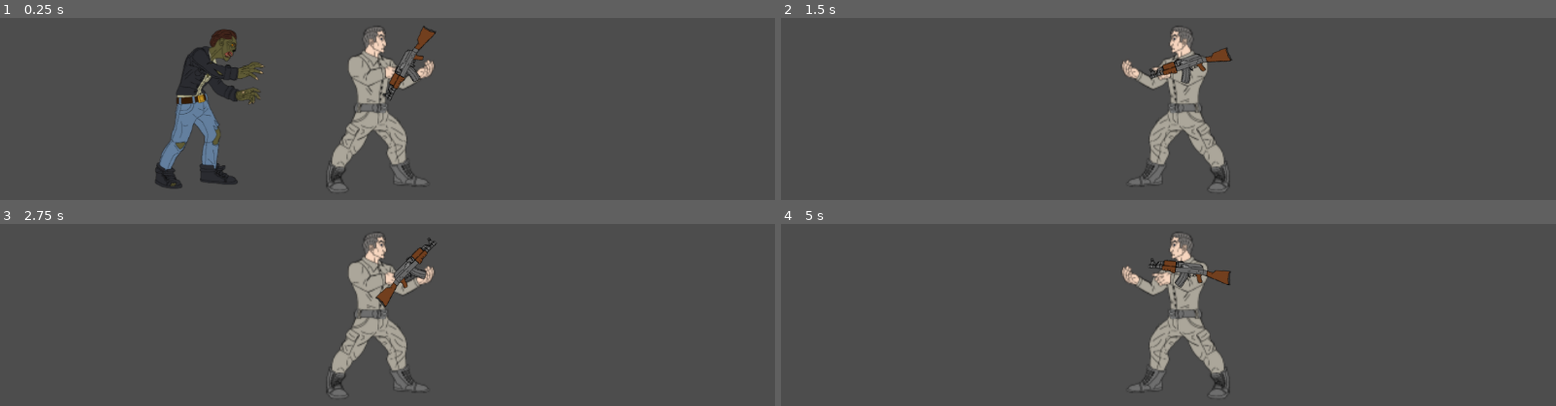
Above: before the commit, frames 1-4 (two rows, left to right).
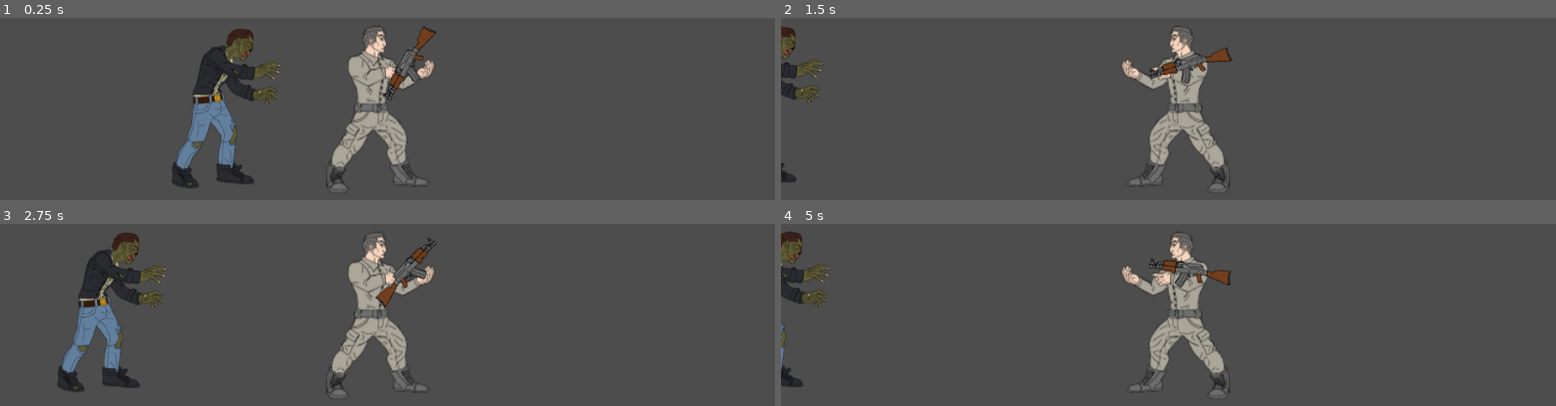
Above: after the commit, the same moments.

Repository: ArthurVayner/Project-Upsilon
Game: Godot game, scene res://Scenes/main.tscn
Same seed, same stepped clock (60 frames per second), same inputs: the game is played once before the commit and once after it. The project has no main scene, so this scene is started directly.
Inputs (mouse positions are in pixels of both pictures, inside the frame that each line leads up to):
- Up to frame 1 (0.25 s): no input
- Up to frame 2 (1.5 s): tap Enter (ui_accept) at 0.5, 0.77 s; move the mouse to (1339, 81) at 0.52 s; press the mouse at (1339, 81) at 0.53 s; hold D (right) from 0.53 s (still down); move the mouse to (1013, 125) at 1.27 s; release the mouse at (1013, 125) at 1.28 s; tap Space (roll) at 1.35 s
- Up to frame 3 (2.75 s): tap Enter (ui_accept) at 1.52, 2 s; click (232, 331) at 1.55 s; move the mouse to (outside the picture) at 2.02 s; release D (right) at 2.03 s; press the mouse at (outside the picture) at 2.03 s; hold A (left) from 2.03 s (still down)
- Up to frame 4 (5 s): move the mouse to (1129, 396) at 2.77 s; release A (left) at 2.78 s; release the mouse at (1129, 396) at 2.78 s; hold D (right) 2.78-4.28 s; click (1129, 396) at 2.85 s; tap Enter (ui_accept) at 3.02, 3.77, 4.25, 4.52 s; move the mouse to (1401, 375) at 3.52 s; press the mouse at (1401, 375) at 3.53 s; tap Space (roll) at 3.6 s; move the mouse to (936, 244) at 4.27 s; release the mouse at (936, 244) at 4.28 s; hold A (left) from 4.28 s (still down); click (936, 244) at 4.35 s

The runs differ from the first frame. In frame 1, 5.7% of the frame differs, in the area x 20-37%, y 5-94%; in frame 2, 1.0%; in frame 3, 4.5%; in frame 4, 1.4%.

Commit message:
Code cleaning

Diff:
--- a/project-upsilon/Scenes/main.tscn
+++ b/project-upsilon/Scenes/main.tscn
@@ -1,11 +1,24 @@
 [gd_scene format=3 uid="uid://dc1abn8qt64le"]
 
-[ext_resource type="Script" uid="uid://bkn6sxdbpf78i" path="res://Scripts/main.gd" id="1_8gbba"]
 [ext_resource type="PackedScene" uid="uid://0mloevgtfvbg" path="res://Scenes/player.tscn" id="1_bo1nx"]
 [ext_resource type="PackedScene" uid="uid://d0i8ukqa6vlhd" path="res://Scenes/zombie.tscn" id="4_jjvhh"]
 
+[sub_resource type="GDScript" id="GDScript_bo1nx"]
+script/source = "extends Node2D
+
+
+# Called when the node enters the scene tree for the first time.
+func _ready() -> void:
+	pass # Replace with function body.
+
+
+# Called every frame. 'delta' is the elapsed time since the previous frame.
+func _process(delta: float) -> void:
+	pass
+"
+
 [node name="Main" type="Node2D" unique_id=628241775]
-script = ExtResource("1_8gbba")
+script = SubResource("GDScript_bo1nx")
 
 [node name="Player" parent="." unique_id=1872268072 instance=ExtResource("1_bo1nx")]
 position = Vector2(839, 247)
--- a/project-upsilon/Scripts/bullet.gd
+++ b/project-upsilon/Scripts/bullet.gd
@@ -2,6 +2,8 @@
 
 
 const SPEED: int = 100000
+
+@onready var timer: Timer = $Timer
 
 
 func _process(delta: float) -> void:
@@ -10,18 +12,17 @@
 #Bullet out of screen
 #=======================================================
 func _on_visible_on_screen_notifier_2d_screen_exited() -> void:
-	$Timer.start(2)
+	timer.start(2)
 
 
 func _on_timer_timeout() -> void:
 	queue_free()
-	print("gone")
 
 
 #Bullet hit zombie
 #=====================================================
 func _on_area_2d_body_entered(body: Node2D) -> void:
-	if body.name == "Zombie":
+	if body.scene_file_path == "res://Scenes/zombie.tscn":
 		bullet_hit()
 		body.queue_free()
 
--- a/project-upsilon/Scripts/main.gd
+++ /dev/null
@@ -1,11 +0,0 @@
-extends Node2D
-
-
-# Called when the node enters the scene tree for the first time.
-func _ready() -> void:
-	pass # Replace with function body.
-
-
-# Called every frame. 'delta' is the elapsed time since the previous frame.
-func _process(delta: float) -> void:
-	pass
--- a/project-upsilon/Scripts/player.gd
+++ b/project-upsilon/Scripts/player.gd
@@ -1,6 +1,9 @@
 extends CharacterBody2D
 
-@export var SPEED = 400
+@export var SPEED: int = 400
+
+@onready var player: CharacterBody2D = $"."
+@onready var pivot_point: Node2D = $Pivot
 
 
 func _physics_process(delta):
@@ -22,7 +25,7 @@
 func player_rotation() -> void:
 	var mouse_position = get_global_mouse_position()
 
-	if mouse_position.x > $".".position.x:
-		$Pivot.scale.x = 1
-	elif mouse_position.x < $".".position.x:
-		$Pivot.scale.x = -1
+	if mouse_position.x > player.position.x:
+		pivot_point.scale.x = 1
+	elif mouse_position.x < player.position.x:
+		pivot_point.scale.x = -1
--- a/project-upsilon/Scripts/weapon.gd
+++ b/project-upsilon/Scripts/weapon.gd
@@ -2,9 +2,10 @@
 
 
 # Called when the node enters the scene tree for the first time.
-const BULLET = preload("res://Scenes/bullet.tscn")
+const BULLET: PackedScene = preload("uid://c4t4ut4su4pxm")
 
 @onready var muzzle: Marker2D = $Marker2D
+@onready var shoot_timer : Timer = $shoot_timer
 @export_enum("semi","auto") var firemode: String = "semi"
 
 
@@ -33,7 +34,7 @@
 
 	can_shoot = false
 
-	$shoot_timer.start(1 / fire_rate)
+	shoot_timer.start(1 / fire_rate)
 
 func _on_shoot_timer_timeout() -> void:
 	can_shoot = true
--- a/project-upsilon/Scripts/zombie.gd
+++ b/project-upsilon/Scripts/zombie.gd
@@ -1,7 +1,10 @@
 extends CharacterBody2D
 
-@export var SPEED = 1
-@onready var player = $"../Player"
+var SPEED: int = 100
+
+@onready var player: CharacterBody2D = $"../Player"
+@onready var attack_timer: Timer = $Attack_timer
+@onready var pivot_point: Node2D = $Pivot
 
 var can_attack: bool = true
 var player_in_range: bool = false
@@ -13,14 +16,12 @@
 
 
 
-func zombie_move():
-	var input_direction = Input.get_vector("left", "right", "up", "down")
-	velocity = input_direction * SPEED
-
-	move_and_slide()
 
 #Zombie attack player
-#========================================================================
+#=======================================================================
+
+
+
 func _on_area_2d_body_entered(body: Node2D) -> void:
 	if body.name == "Player":
 		player_in_range = true
@@ -29,14 +30,14 @@
 func _on_area_2d_body_exited(body: Node2D) -> void:
 	if body.name == "Player":
 		player_in_range = false
-		$Attack_timer.stop()
+		attack_timer.stop()
 		can_attack = true
 
 func attack() -> void:
 	if can_attack:
 		print("hit")
 	can_attack = false
-	$Attack_timer.start(1)
+	attack_timer.start(1)
 
 func _on_attack_timer_timeout() -> void:
 	can_attack = true
@@ -48,7 +49,7 @@
 	var direction = (player.position - position).normalized()
 	velocity = direction * SPEED
 	if velocity.x < 0:
-		$Pivot.scale.x = -1
+		pivot_point.scale.x = -1
 	elif velocity.x > 0:
-		$Pivot.scale.x = 1
+		pivot_point.scale.x = 1
 	move_and_slide()
Not shown, removed: project-upsilon/Scripts/main.gd.uid
Not shown, added: project-upsilon/Scenes/player.tscn296251096.tmp
